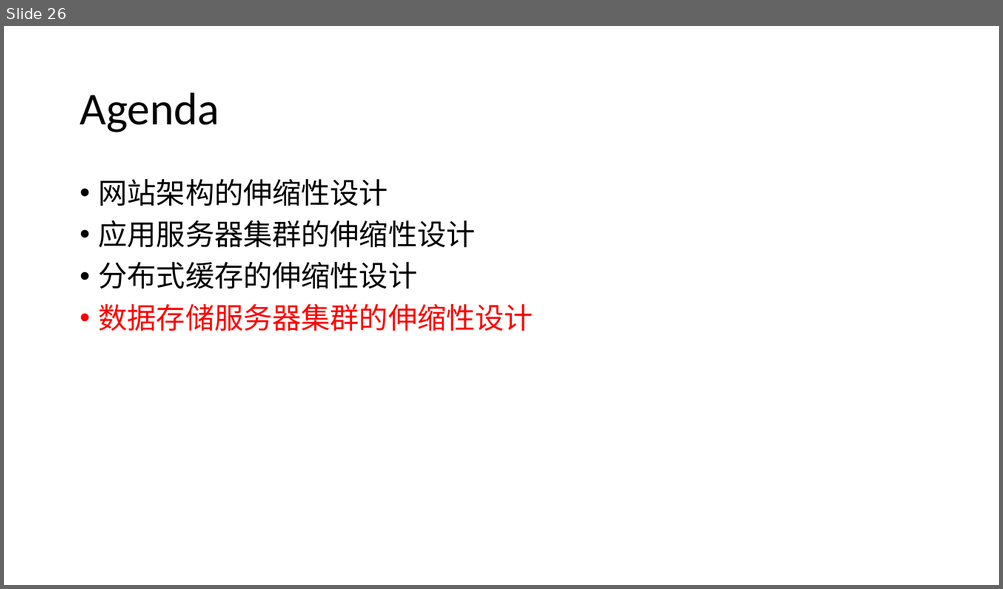
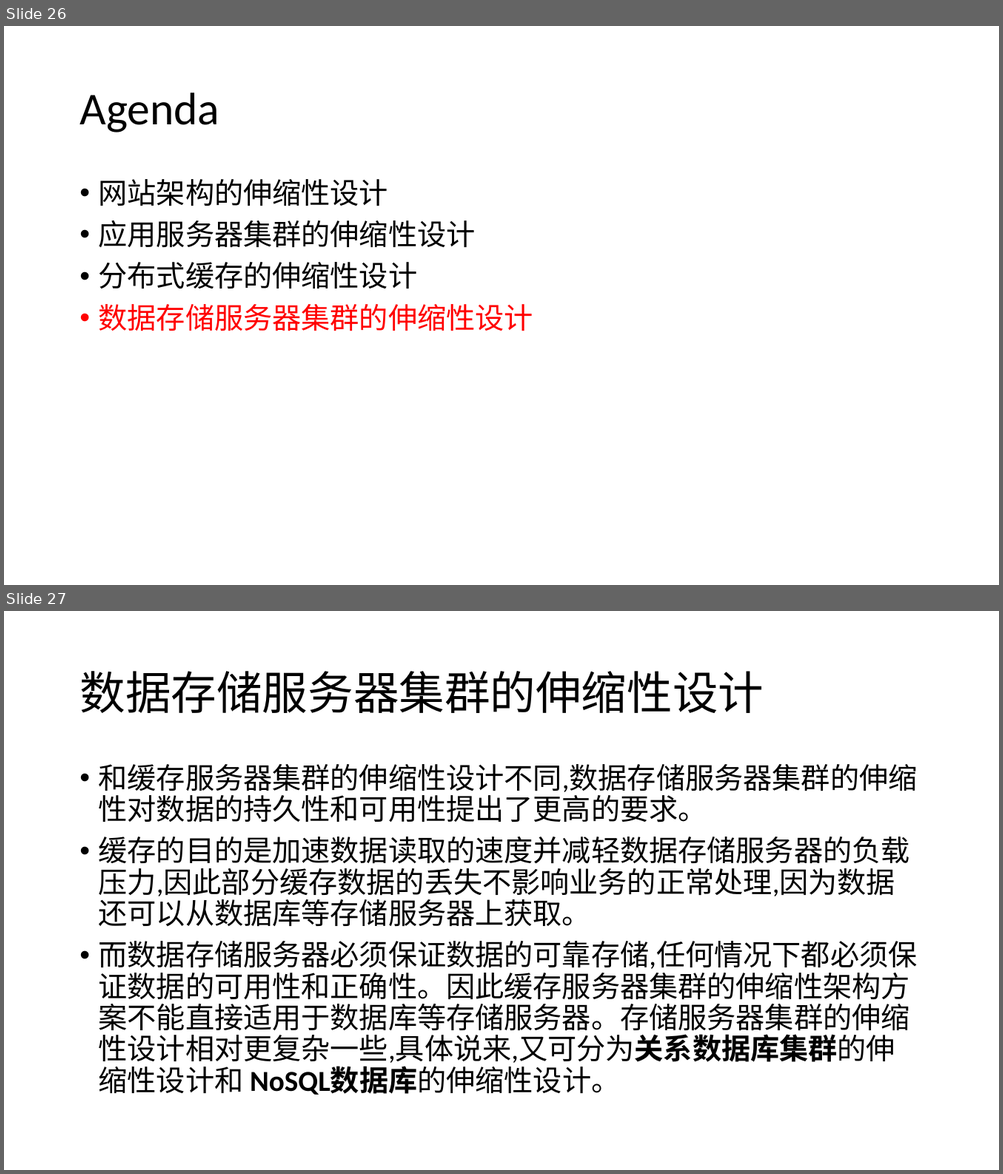
Before and after one commit to airuitian/MicroService, a slide deck: architecture/6. 网站的伸缩性架构.pptx. Shown one above the other, each under a label of ours: slide 26 before the commit, slides 26 and 27 after it. The pictures are 1003x589 and 1003x1174 pixels, drawn with LibreOffice and Linux fonts; fonts in the diff are those of the drawing. Boxes give left, top, right and bottom in pixels: in the first picture for what was removed or moved away, otherwise in the second. Text is boxed around its words. In the diff, an @@ line names an element or a change of style, - is before the commit and + after.

```diff
--- a/architecture/6. 网站的伸缩性架构.pptx
+++ b/architecture/6. 网站的伸缩性架构.pptx
@@ slide 27 added at bbox=[4, 611, 999, 1170], background #FFFFFF @@
@@ title added at bbox=[79, 671, 763, 713], 44 pt, text #000000 @@
+数据存储服务器集群的伸缩性设计
@@ text added at bbox=[99, 764, 917, 1095], 28 pt, text #000000 @@
+• 和缓存服务器集群的伸缩性设计不同,数据存储服务器集群的伸缩性对数据的持久性和可用性提出了更高的要求。
+• 缓存的目的是加速数据读取的速度并减轻数据存储服务器的负载压力,因此部分缓存数据的丢失不影响业务的正常处理,因为数据还可以从数据库等存储服务器上获取。
+• 而数据存储服务器必须保证数据的可靠存储,任何情况下都必须保证数据的可用性和正确性。因此缓存服务器集群的伸缩性架构方案不能直接适用于数据库等存储服务器。存储服务器集群的伸缩性设计相对更复杂一些,具体说来,又可分为关系数据库集群的伸缩性设计和 NoSQL数据库的伸缩性设计。
```
Also in this commit, not shown: 10 other slides added, 3 other files.
